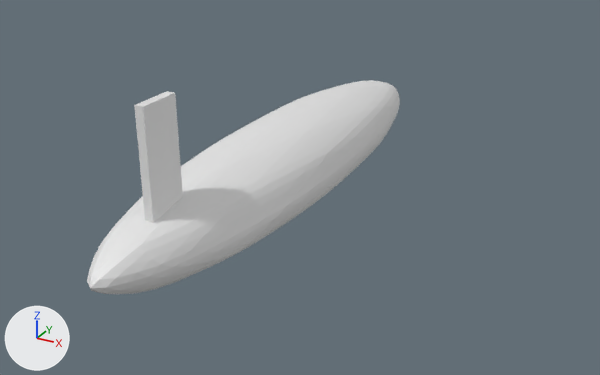
Renders of the Blender file Untitled.blend from each side of a commit.
The view is the same before and after, from a 50 mm lens placed at (6.25, -12.11, 5.01), pointed at (0.44, -1.56, -0.26). The lights are fixed; the arrows at lower left show +X, +Y and +Z. The first picture is the older version.
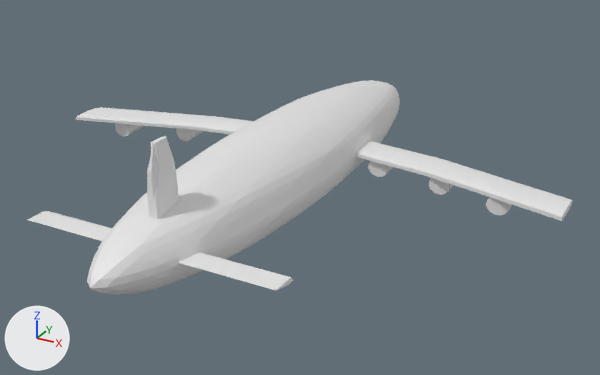
Pixel boxes (x1, y1, x2, y2) of what changed, in the pictures (600 x 375 px):
'Cube.001', added
    after: (76, 107, 573, 221)
'Cube.002', reshaped, rescaled
    before: (134, 91, 183, 223)
    after: (147, 136, 179, 219)
'Cube', added
    after: (28, 211, 293, 290)
'Cylinder.002', added
    after: (486, 197, 512, 215)
'Cylinder.001', added
    after: (429, 178, 453, 195)
'Cylinder', added
    after: (368, 161, 393, 177)
'Cylinder.005', added
    after: (115, 123, 143, 137)
'Cylinder.004', added
    after: (176, 128, 203, 141)
part 1 of me_cube_004, cut back
    before: (134, 91, 182, 201)
    after: (147, 136, 178, 199)

What changed in the scene script:
```text
Change me_cube_004:
    used by ob_cube_002; location = (0.1, -4.52, 0.75); rotation_euler = (0.0, -1.583, 0.0), in degrees (0, -91, 0); scale = (1.21, 0.314, 0.0647)
    remove me_cube_004.from_pydata(...)  # 98 vertices, 96 faces; spans x -1.0..1.0, y -1.0..1.0, z -1.0..1.0
    add me_cube_004.from_pydata(...)  # 93 vertices, 85 faces; spans x -1.0..1.0, y -1.0..1.0, z -1.0..1.0
    me_cube_004 part 1
    12 vertices are removed from x 0.5..1.0, y -1.0..1.0, z -1.0..1.0
    24 faces are deleted
    8 vertices move from x 0.5..1.0, y -0.5..1.0, z -1.0..1.0 to x 0.5..1.0, y -0.5..1.0, z -0.55..0.77
    7 vertices are added at x 1.0, y -0.5..0.62, z -0.51..0.19
    13 new faces join them
Add me_cylinder_005:
    me_cylinder_005.from_pydata(...)  # a 32-sided cylinder along z spanning x -1.0..1.0, y -1.0..1.0, z -1.0..1.0
Add me_cube_001:
    me_cube_001.from_pydata(...)  # 80 vertices, 67 faces; spans x -1.0..1.0, y -3.87..1.0, z -1.0..1.0
Add me_cube:
    me_cube.from_pydata([(-1.0, -0.28, 0.12), (-1.0, -1.54, 1.0), (-1.0, 0.25, 0.14), (-1.0, -0.1, 1.0), (1.0, -0.12, -1.0), (1.0, -1.45, 1.0), (1.0, 0.42, -1.0), (1.0, 0.13, 1.0)], [], [(0, 1, 3, 2), (2, 3, 7, 6), (6, 7, 5, 4), (4, 5, 1, 0), (2, 6, 4, 0), (7, 3, 1, 5)])
Change ob_cube_002:
    ob_cube_002.scale: (1.21, 0.314, 0.0647) -> (0.687, 0.229, 0.0647)
Add ob_cylinder_005:
    ob_cylinder_005 = bpy.data.objects.new('Cylinder.005', me_cylinder_005)
    ob_cylinder_005.location = (-3.62, -0.77, -0.15)
    ob_cylinder_005.rotation_euler = (-4.671, 0.0, 0.0)  # degrees (-268, 0, 0)
    ob_cylinder_005.scale = (-0.172, 0.155, 0.203)
Add ob_cylinder_004:
    ob_cylinder_004 = bpy.data.objects.new('Cylinder.004', me_cylinder_005.copy())
    ob_cylinder_004.location = (-2.48, -0.42, -0.15)
    ob_cylinder_004.rotation_euler = (-4.671, 0.0, 0.0)  # degrees (-268, 0, 0)
    ob_cylinder_004.scale = (-0.172, 0.155, 0.203)
Add ob_cylinder_002:
    ob_cylinder_002 = bpy.data.objects.new('Cylinder.002', me_cylinder_005.copy())
    ob_cylinder_002.location = (3.43, -0.76, -0.15)
    ob_cylinder_002.rotation_euler = (-4.671, 0.0, 0.0)  # degrees (-268, 0, 0)
    ob_cylinder_002.scale = (-0.172, 0.155, 0.203)
Add ob_cylinder_001:
    ob_cylinder_001 = bpy.data.objects.new('Cylinder.001', me_cylinder_005.copy())
    ob_cylinder_001.location = (2.41, -0.44, -0.15)
    ob_cylinder_001.rotation_euler = (-4.671, 0.0, 0.0)  # degrees (-268, 0, 0)
    ob_cylinder_001.scale = (-0.172, 0.155, 0.203)
Add ob_cylinder:
    ob_cylinder = bpy.data.objects.new('Cylinder', me_cylinder_005.copy())
    ob_cylinder.location = (1.29, -0.26, -0.15)
    ob_cylinder.rotation_euler = (-4.671, 0.0, 0.0)  # degrees (-268, 0, 0)
    ob_cylinder.scale = (-0.172, 0.155, 0.203)
Add ob_cube_001:
    ob_cube_001 = bpy.data.objects.new('Cube.001', me_cube_001)
    ob_cube_001.location = (0.0, 0.0, 0.0)
    ob_cube_001.scale = (4.42, 0.337, 0.0503)
Add ob_cube:
    ob_cube = bpy.data.objects.new('Cube', me_cube)
    ob_cube.location = (0.0, -4.58, 0.0)
    ob_cube.scale = (1.97, 0.224, 0.0361)
```
